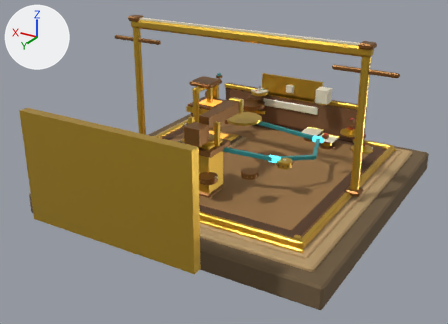
Two versions of the Blender file blends/props/observatory_platform.blend, one commit apart.
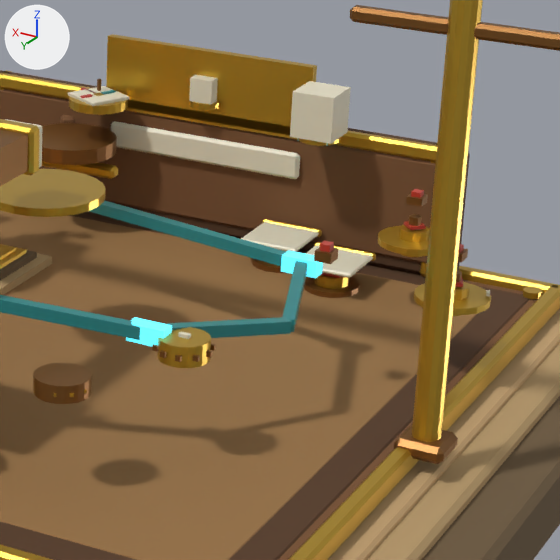
Each version is shown whole from a 50 mm lens placed at (-5.82, 10.5, 5.26), pointed at (-0.07, 0.92, 0.47), then close up on the part from 52% to 88% of the width and 20% to 69% of the height. The axes (+X, +Y, +Z) are drawn at upper left. The lights are the same throughout. The first two pictures are the older version.

Objects in the first close-up: 'AetherReservoir', 'Crank', 'CrankLock', 'ElevationKnob', 'FocusRing', 'LcdPanel', 'Pipes', 'Platform', 'ResetButtonA', 'ResetButtonB', 'ResetCoverA', 'ResetCoverB', 'TelescopeMount', 'ValveB' and 11 more.
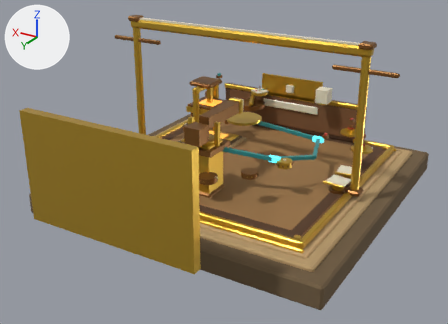
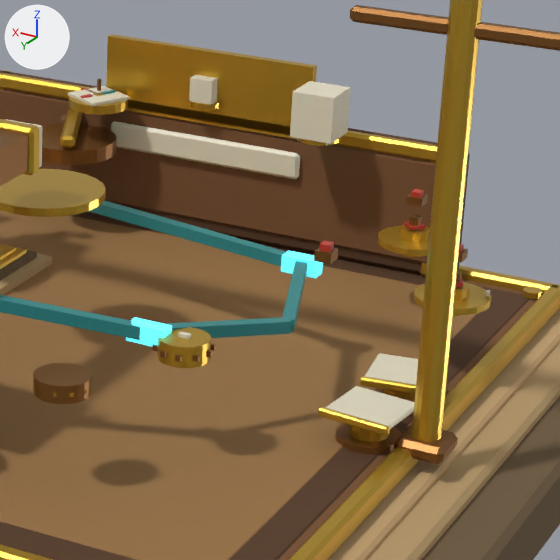
Commit message: Observatory: crank lock above wheel, reset buttons to empty west plinth, aligned covers

What differs and where, as boxes [x1, y1, x2, y2] in the close-ups (560 x 560 px):
'ResetCoverB', moved, turned
    before: [305, 242, 376, 278]
    after: [318, 386, 415, 436]
'ResetCoverA', moved, turned
    before: [241, 219, 322, 252]
    after: [360, 353, 418, 394]
'ResetButtonB', moved, turned
    before: [304, 273, 360, 298]
    after: [335, 423, 401, 454]
'CrankLock', reshaped, moved, turned
    before: [42, 161, 118, 179]
    after: [60, 108, 82, 148]
'ResetButtonA', moved
    before: [251, 258, 286, 273]
    after: [374, 388, 415, 417]

The change, as a list of edits to the scene's bpy script:
```text
Change me_cranklock:
    used by ob_cranklock; location = (0.858, -1.917, 0.45)
    remove me_cranklock.from_pydata(...)  # 48 vertices, 52 faces; spans x -0.35..0.35, y -0.05..0.05, z 0.06..0.14
    add me_cranklock.from_pydata(...)  # 48 vertices, 52 faces; spans x -0.36..0.36, y -0.05..0.05, z -0.04..0.04
    me_cranklock part 1: the loose piece of 24 vertices spanning x -0.35..0.35, y -0.05..0.05, z 0.06..0.14 is scaled about its middle by (1.03, 1, 1), then moved by (0.0, 0.0, -0.1)
    other edits to the shape of me_cranklock do not show in these pictures
Change ob_cranklock:
    ob_cranklock.location: (0.858, -1.917, 0.45) -> (0.858, -1.917, 0.82)
    ob_cranklock.rotation_euler: (0.0, 0.0, 0.0) -> (0.0, 0.0, -1.15)  # degrees (0, 0, 0) -> degrees (0, 0, -66)
Change ob_resetbuttona:
    ob_resetbuttona.location: (-0.679, -1.987, 0.12) -> (-2.178, -0.31, 0.12)
Change ob_resetcovera:
    ob_resetcovera.location: (-0.679, -1.987, 0.12) -> (-2.178, -0.31, 0.12)
    ob_resetcovera.rotation_euler: (0.0, 0.0, 0.0) -> (0.0, 0.0, -3.0)  # degrees (0, 0, 0) -> degrees (0, 0, -172)
Change ob_resetbuttonb:
    ob_resetbuttonb.location: (-1.149, -1.757, 0.12) -> (-2.187, 0.238, 0.12)
    ob_resetbuttonb.rotation_euler: (0.0, 0.0, 0.0) -> (0.0, 0.0, -3.25)  # degrees (0, 0, 0) -> degrees (0, 0, -186)
Change ob_resetcoverb:
    ob_resetcoverb.location: (-1.149, -1.757, 0.12) -> (-2.187, 0.238, 0.12)
    ob_resetcoverb.rotation_euler: (0.0, 0.0, 0.0) -> (0.0, 0.0, -3.25)  # degrees (0, 0, 0) -> degrees (0, 0, -186)
```
